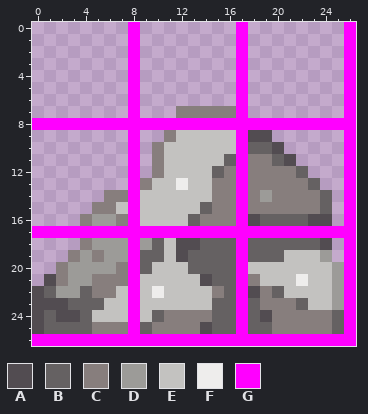
A pixel-art sprite gets an edit: Tiles/Ambient/BigRock3.png. The first picture shows the starting point.
The file is 54x54 pixels, drawn in blocks of 2x2; one block is one cell here. Colours within 5 levels of each other are drawn and written as one.
Palette (. is transparent): A #524c51  B #656162  C #877e7d  D #9c9b98  E #c3c2c0  F #eeedec  G #ff00ff
Now the later version:
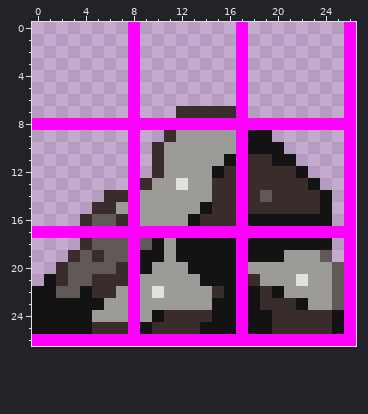
Difference:
@@ palette @@
-B #656162
+B #141313
-C #877e7d
+C #3a2c2a
-D #9c9b98
+D #605958
-E #c3c2c0
+E #9c9b98
-F #eeedec
+F #e3e1df
@@ x 16..23 @@
  8 GGGGGGGG
- 9 EGAA....
-10 EGBBA...
-11 BGCCBA..
+ 9 EGBB....
+10 EGBBB...
+11 BGCCBB..
 12 CGCCCCB.
@@ x 0..26 @@
 15 .....CCEGEEEEEBCCGCCCCCCB.G
-16 ....CDDCGEEEEBCCCGABBBBAA.G
+16 ....CDDCGEEEEBCCCGBBBBBBB.G
 17 GGGGGGGGGGGGGGGGGGGGGGGGGGG
-18 ....CDDDGDBEAABBBGBBBBBBA.G
-19 ...CDCDDGBBEABBBBGBBBEEED.G
+18 ....CDDDGDBEBBBBBGBBBBBBB.G
+19 ...CDCDDGBBEBBBBBGBBBEEED.G
 20 ..CDDDDCGBEEEBBBBGEEEEEEEDG
-21 .ACDDCCCGEEEEEABBGCEEEFEEDG
-22 ABDDBCCEGEFEEEECBGACBEEEEDG
-23 AAABBBEEGEEEEEEBBGBCCCBEEDG
-24 ABAABEEEGEBCCCCBBGBACCCCCBG
-25 ABBBBCCCGBCCCCABBGBBCCCCCBG
+21 .BCDDCCCGEEEEEBBBGCEEEFEEDG
+22 BBDDBCCEGEFEEEECBGBCBEEEEDG
+23 BBBBBBEEGEEEEEEBBGBCCCBEEDG
+24 BBBBBEEEGEBCCCCBBGBBCCCCCBG
+25 BBBBBCCCGBCCCCBBBGBBCCCCCBG
 26 GGGGGGGGGGGGGGGGGGGGGGGGGGG
Where, in picture pixels (left, top, right, bottom), the same in both pictures:
changed: (32, 106, 344, 334)
